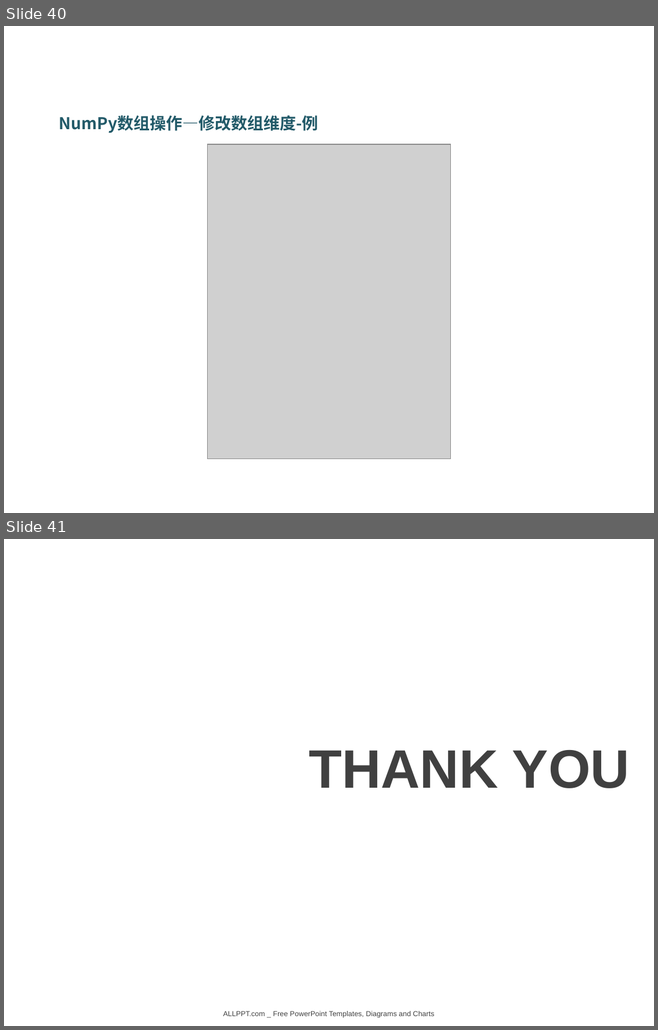
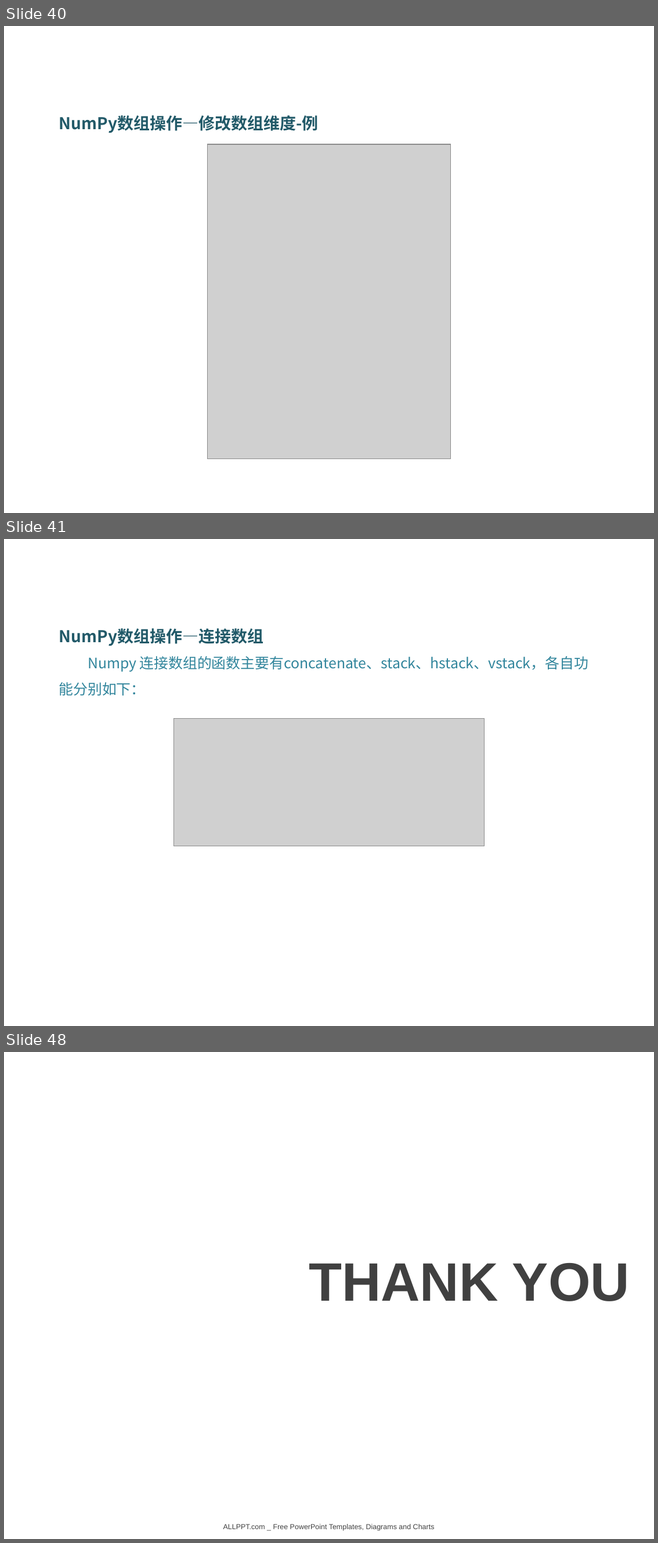
Before and after one commit to DataScienceCoding/Python-Data-Analysis, a slide deck: Python-Data-Analysis.pptx. Shown one above the other, each under a label of ours: slides 40 and 41 before the commit, slides 40, 41 and 48 after it; the slides between them are not shown. The pictures are 658x1030 and 658x1543 pixels, drawn with LibreOffice and Linux fonts; fonts in the diff are those of the drawing; grey boxes stand for pictures; background and template pictures are left out. Boxes give left, top, right and bottom in pixels: in the first picture for what was removed or moved away, otherwise in the second. Text is boxed around its words. In the diff, an @@ line names an element or a change of style, - is before the commit and + after.

```diff
--- a/Python-Data-Analysis.pptx
+++ b/Python-Data-Analysis.pptx
@@ slide 41 added at (4, 539, 654, 1026), background picture (left out) @@
@@ text added at (59, 628, 588, 696), 16 pt, text #31859C @@
+NumPy数组操作—连接数组
+Numpy 连接数组的函数主要有concatenate、stack、hstack、vstack，各自功能分别如下：
@@ picture added at (173, 719, 484, 846) @@
@@ what was slide 41 is now slide 48 @@
```
Also in this commit, not shown: 2 slides changed, 6 other slides added, 2 other files.
